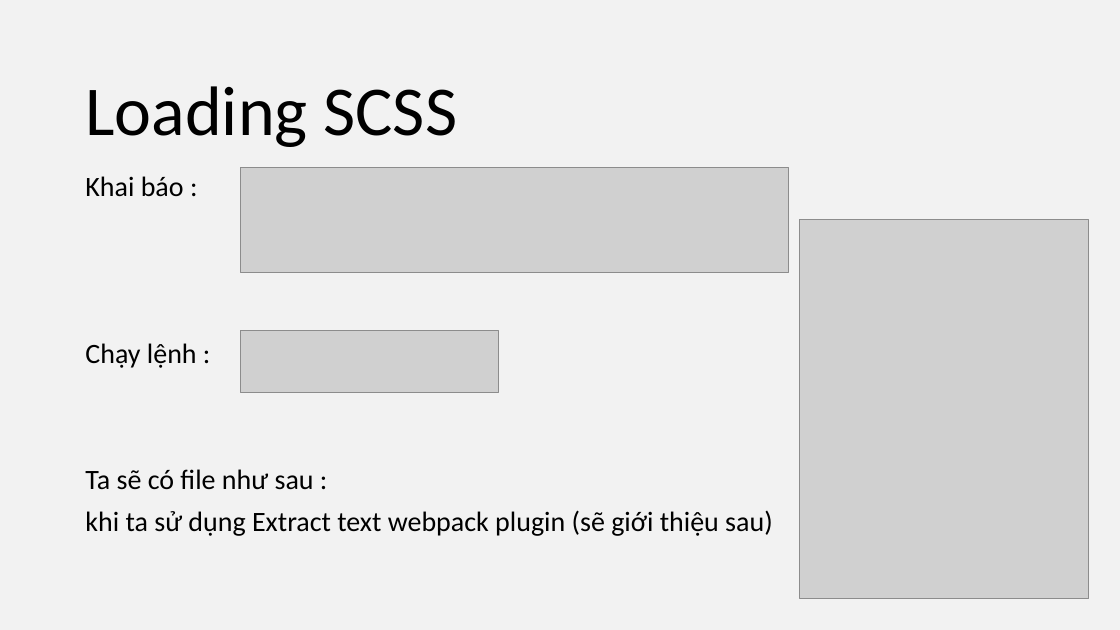
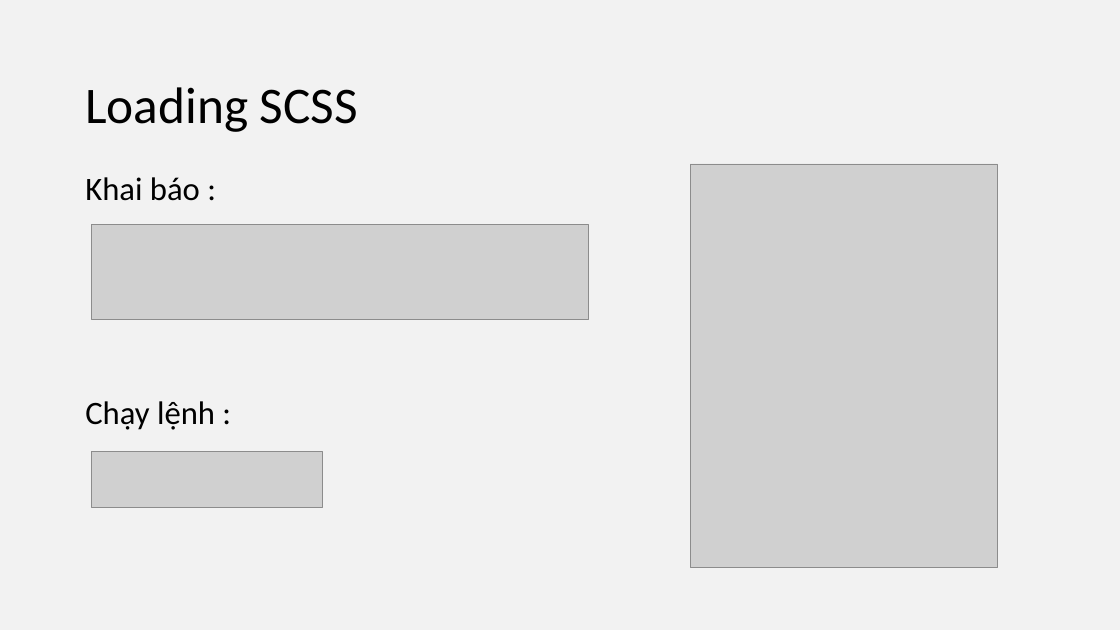
Before and after one commit to UDPT-2017/seminar-webpack-1412193-1412169, a slide deck: slide 13 of Sildewebpack.pptx. Drawn at 1120x630 pixels with LibreOffice and Linux fonts; fonts in the diff are those of the drawing; grey boxes stand for pictures. Boxes give left, top, right and bottom in pixels: in the first picture for what was removed or moved away, otherwise in the second. Text is boxed around its words. In the diff, an @@ line names an element or a change of style, - is before the commit and + after.

```diff
--- a/Sildewebpack.pptx
+++ b/Sildewebpack.pptx
@@ text "Loading SCSS" at [85,87,358,132]: size 60 to 44 pt @@
@@ text "Khai báo :" at [85,177,215,430]: size 24 to 28 pt @@
@@ picture: place and size @@
-picture at [800,219,1089,599]
+picture at [691,164,998,568]
@@ picture: place and size @@
-picture at [241,168,789,273]
+picture at [92,224,588,319]
@@ text at [85,469,773,536]: paragraphs removed @@
-Ta sẽ có file như sau :
-khi ta sử dụng Extract text webpack plugin (sẽ giới thiệu sau)
@@ picture: place and size @@
-picture at [241,330,498,392]
+picture at [92,451,322,507]
```
Also in this commit, not shown: 11 other slides changed.
